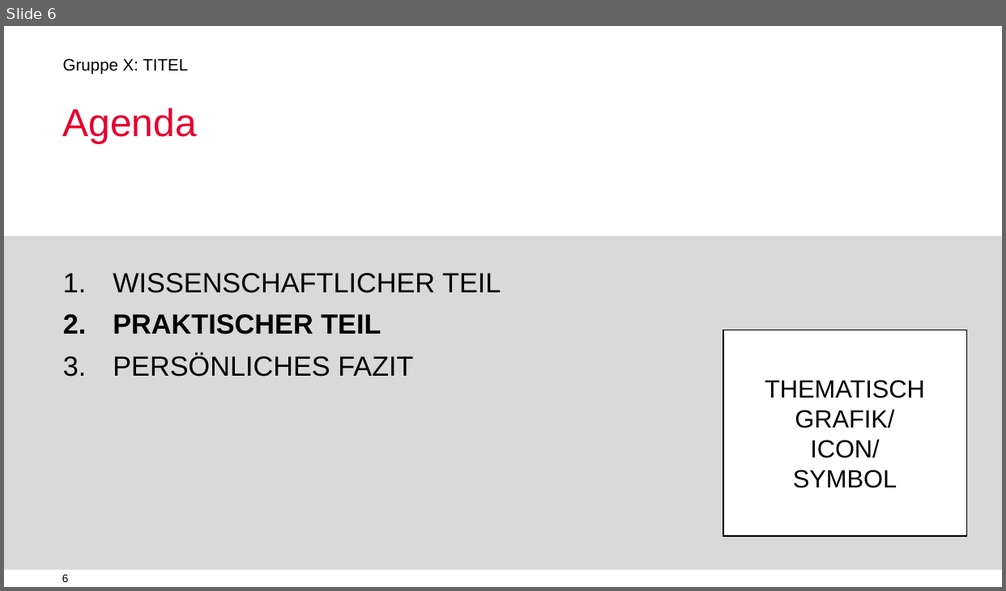
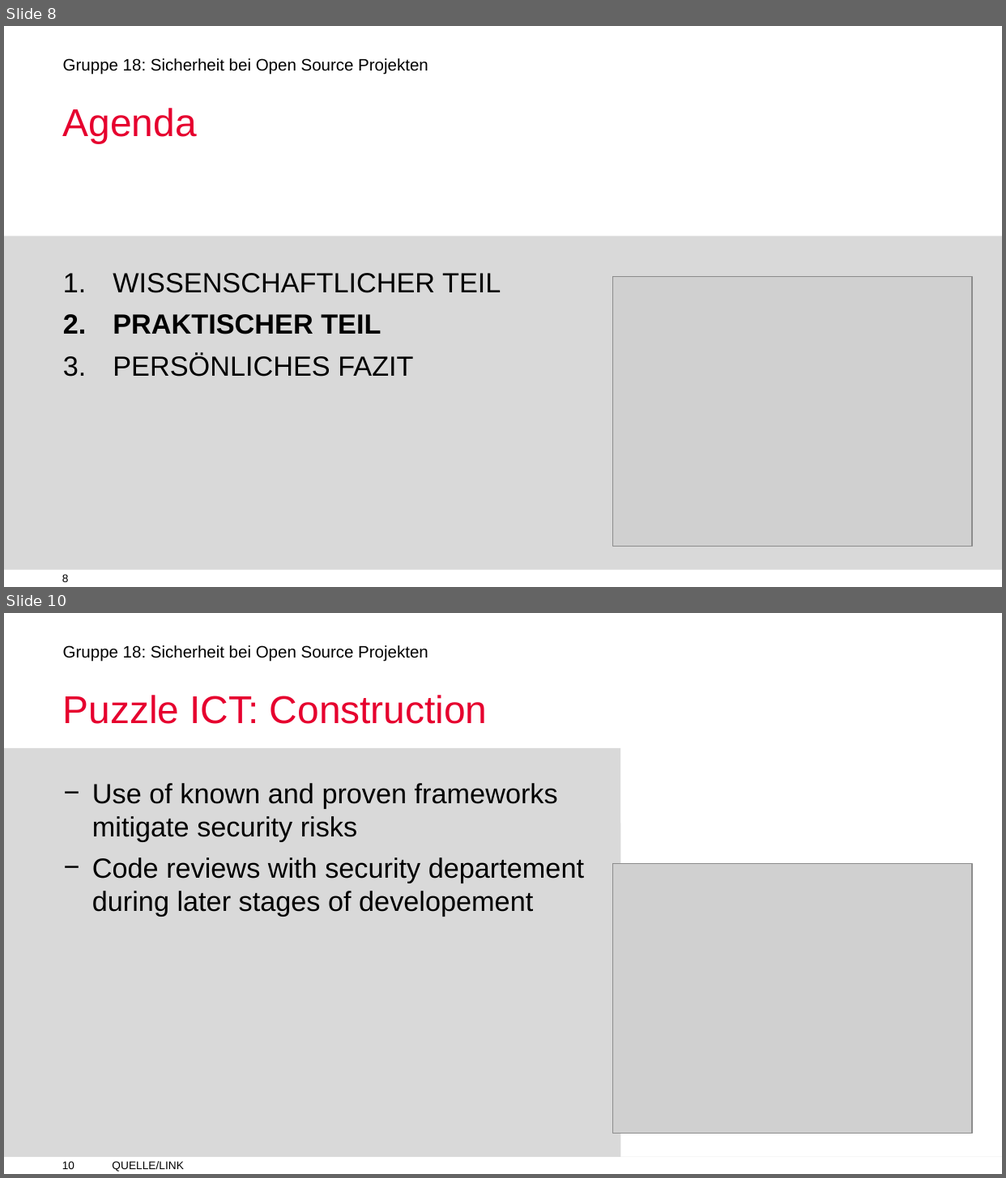
Before and after one commit to jimyouare/digitalenachhaltigkeit, a slide deck: Vortrag/VORLAGE Gruppenpraesentationen(1).pptx. Shown one above the other, each under a label of ours: slide 6 before the commit, slides 8 and 10 after it; the slides between them are not shown. The pictures are 1006x591 and 1006x1178 pixels, drawn with LibreOffice and Linux fonts; fonts in the diff are those of the drawing; grey boxes stand for pictures; background and template pictures are left out. Boxes give left, top, right and bottom in pixels: in the first picture for what was removed or moved away, otherwise in the second. Text is boxed around its words. In the diff, an @@ line names an element or a change of style, - is before the commit and + after.

```diff
--- a/Vortrag/VORLAGE Gruppenpraesentationen(1).pptx
+++ b/Vortrag/VORLAGE Gruppenpraesentationen(1).pptx
@@ slide 10 added at [4,613,1002,1174], background #FFFFFF; not listed: 3 template elements that a slide beside it also shows @@
@@ title added at [63,695,488,724], 28 pt, text #E6002E @@
+Puzzle ICT: Construction
@@ rectangle added at [4,747,620,1157], fill #D9D9D9 @@
@@ rectangle added at [620,747,1002,1157], fill #FFFFFF @@
@@ text added at [92,783,584,917], 20 pt, text #000000 @@
+− Use of known and proven frameworks mitigate security risks
+− Code reviews with security departement during later stages of developement
@@ picture added at [613,863,972,1133] @@
@@ text added at [112,1161,183,1172], 8 pt, text #000000 @@
+QUELLE/LINK
@@ what was slide 6 is now slide 8 @@
@@ slide 8 changed as well @@
@@ text at [63,58,428,75]: text changed @@
-Gruppe X: TITEL
+Gruppe 18: Sicherheit bei Open Source Projekten
@@ picture added at [613,276,972,546] @@
@@ rectangle removed at [722,331,966,536] @@
-THEMATISCH GRAFIK/
-ICON/
-SYMBOL
@@ page number at [62,574,69,582]: text changed @@
-6
+8
```
Also in this commit, not shown: 3 other slides changed, 9 other slides added, 7 slides removed, 5 other files.
